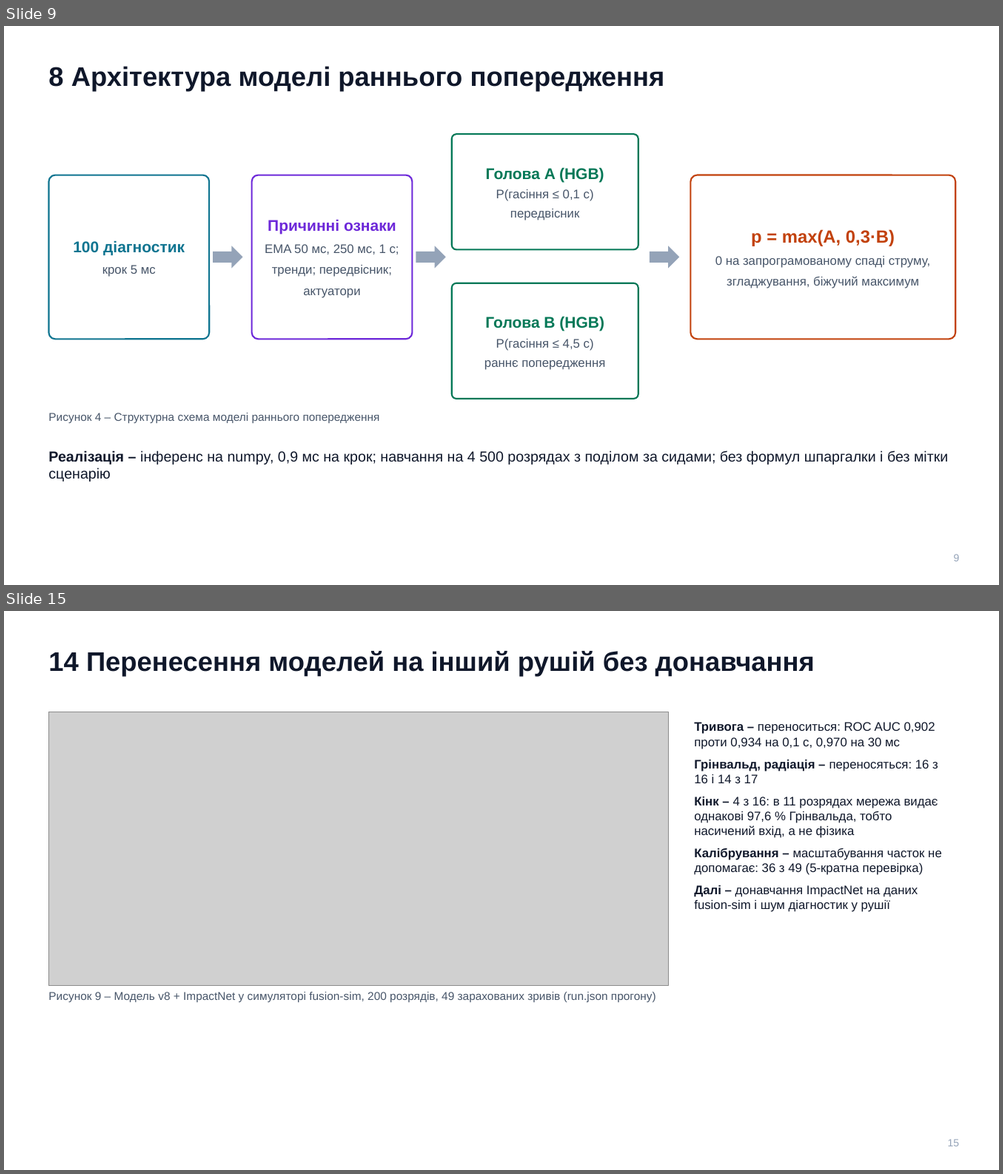
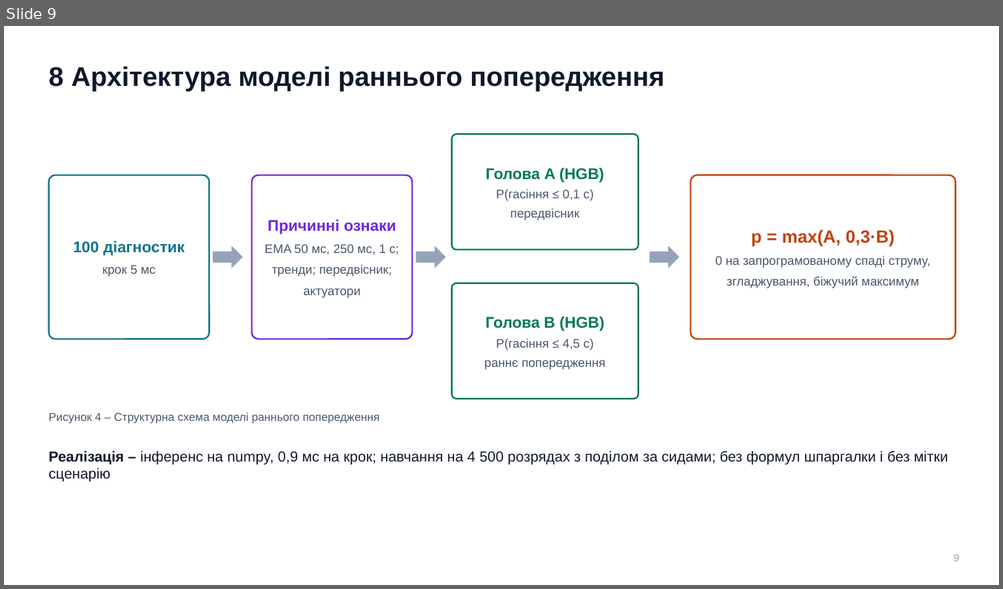
Before and after one commit to llllenah/plasma-disruption-prediction, a slide deck: docs/presentation.pptx. Shown one above the other, each under a label of ours: slides 9 and 15 before the commit, slide 9 after it; the slides between them are not shown. The pictures are 1003x1174 and 1003x589 pixels, drawn with LibreOffice and Linux fonts; fonts in the diff are those of the drawing; grey boxes stand for pictures. Boxes give left, top, right and bottom in pixels: in the first picture for what was removed or moved away, otherwise in the second. Text is boxed around its words. In the diff, an @@ line names an element or a change of style, - is before the commit and + after.

```diff
--- a/docs/presentation.pptx
+++ b/docs/presentation.pptx
@@ slide 15 removed at (4,611,999,1170), background #FFFFFF @@
@@ text removed at (48,651,814,677) @@
-14 Перенесення моделей на інший рушій без донавчання
@@ picture removed at (48,712,668,986) @@
@@ text removed at (694,722,942,912) @@
-Тривога – переноситься: ROC AUC 0,902 проти 0,934 на 0,1 с, 0,970 на 30 мс
-Грінвальд, радіація – переносяться: 16 з 16 і 14 з 17
-Кінк – 4 з 16: в 11 розрядах мережа видає однакові 97,6 % Грінвальда, тобто насичений вхід, а не фізика
-Калібрування – масштабування часток не допомагає: 36 з 49 (5-кратна перевірка)
-Далі – донавчання ImpactNet на даних fusion-sim і шум діагностик у рушії
@@ text removed at (48,992,656,1002) @@
-Рисунок 9 – Модель v8 + ImpactNet у симуляторі fusion-sim, 200 розрядів, 49 зарахованих зривів (run.json прогону)
@@ text removed at (948,1139,959,1147) @@
-15
```
Also in this commit, not shown: 6 slides changed, 3 slides added, 6 other files.
